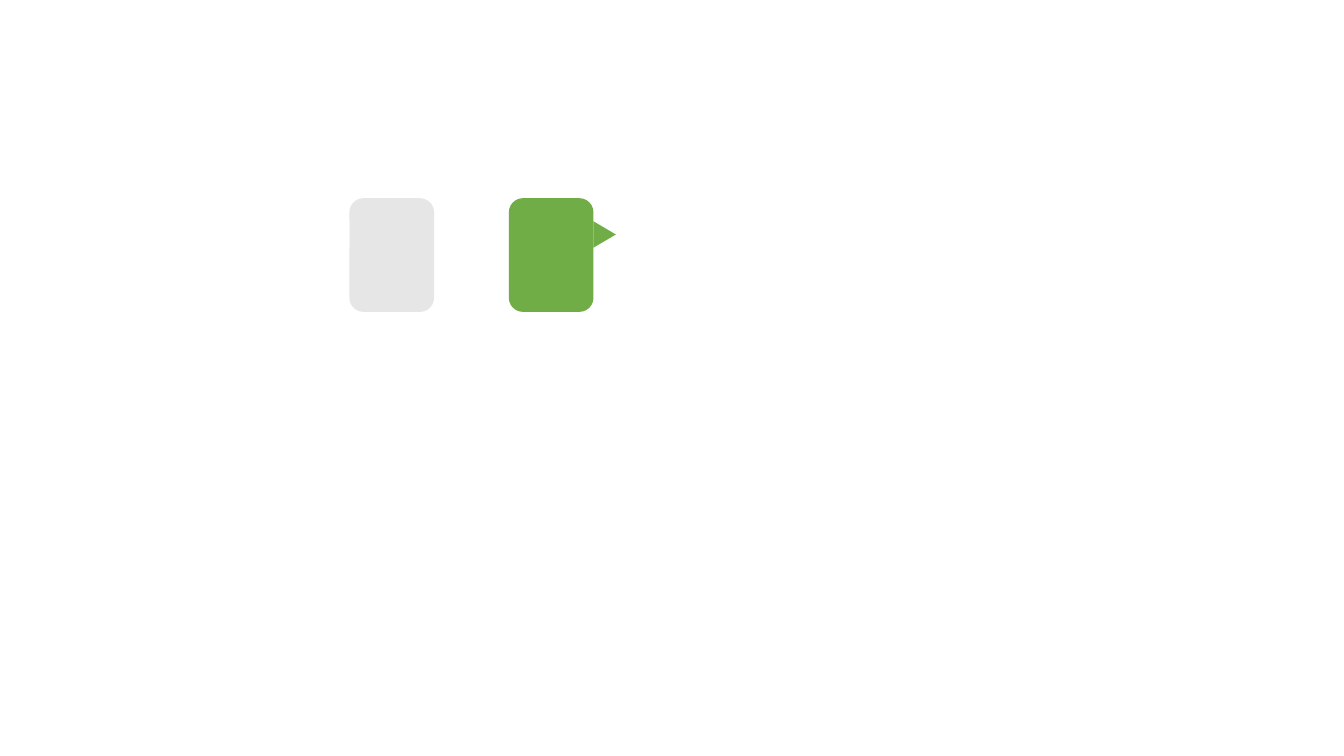
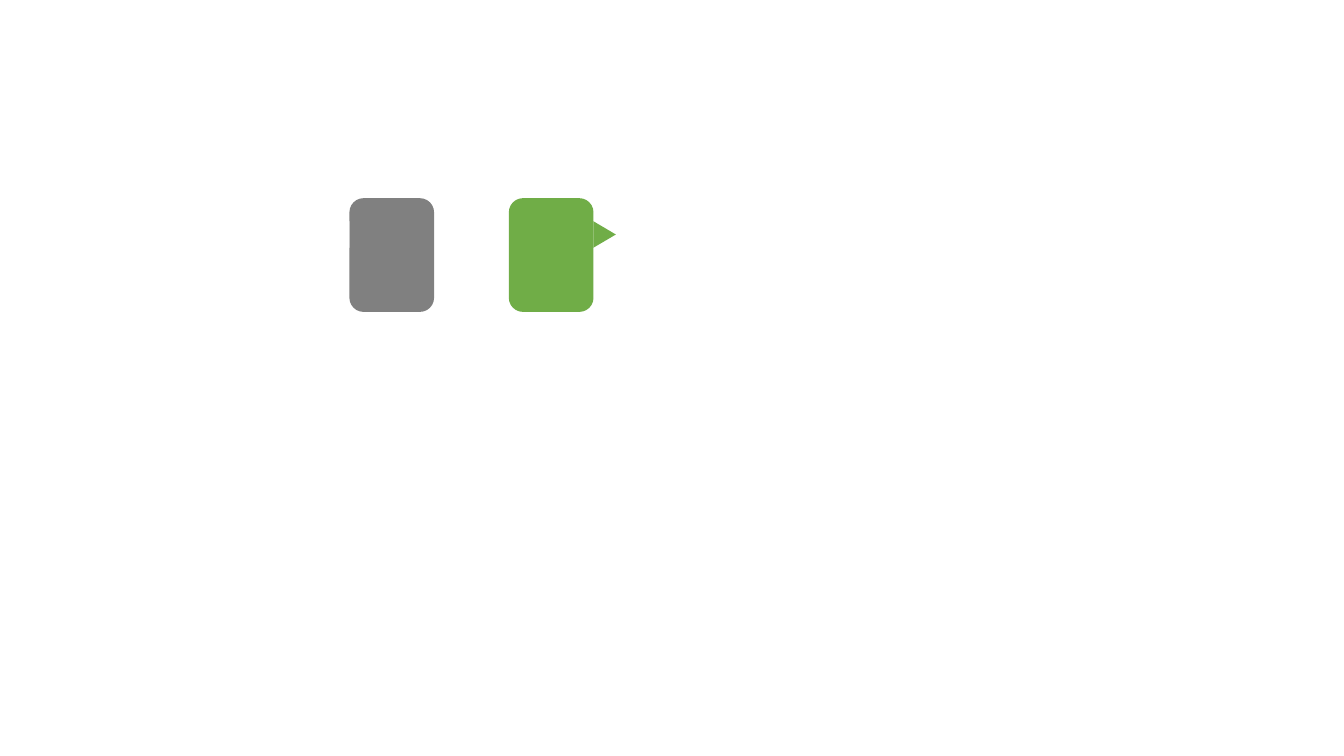
Before and after one commit to Bil369/ChatUIPractice, a slide deck: slide 1 of draw.pptx. Drawn at 1344x756 pixels with LibreOffice and Linux fonts; fonts in the diff are those of the drawing. Boxes give left, top, right and bottom in pixels: in the first picture for what was removed or moved away, otherwise in the second. Text is boxed around its words. In the diff, an @@ line names an element or a change of style, - is before the commit and + after.

```diff
--- a/draw.pptx
+++ b/draw.pptx
@@ rounded rectangle at [350,199,435,313]: fill #E7E6E6 to #808080 @@
```
Also in this commit, not shown: 19 other files.
